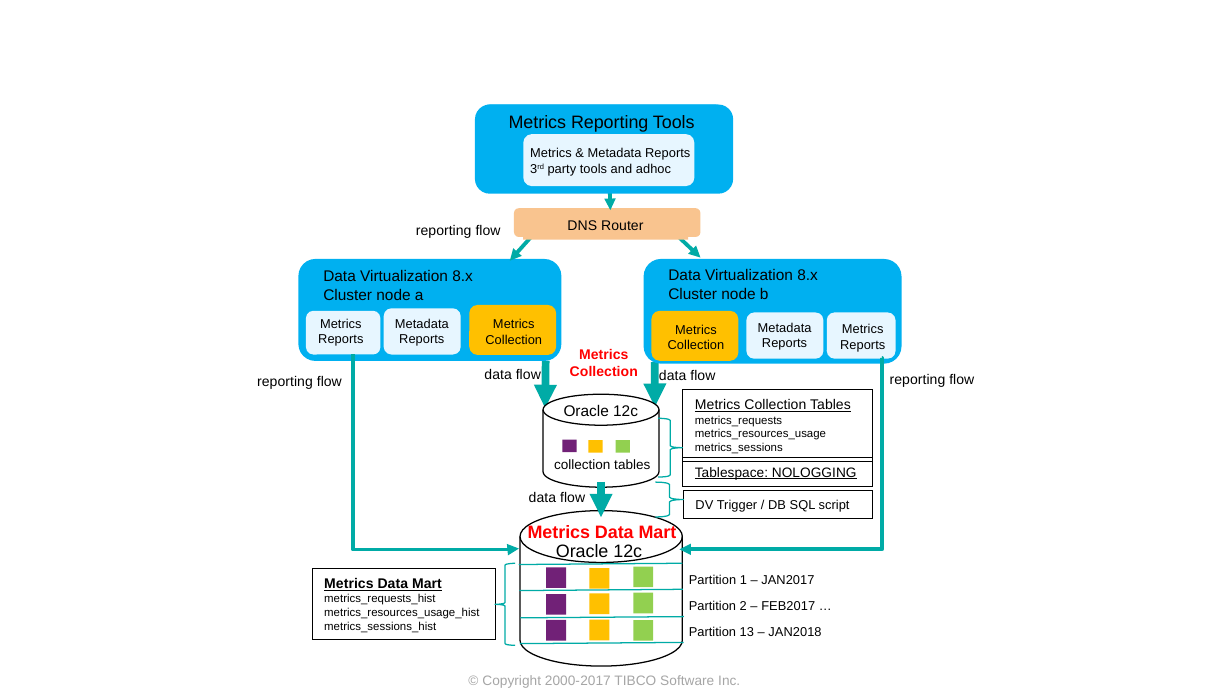
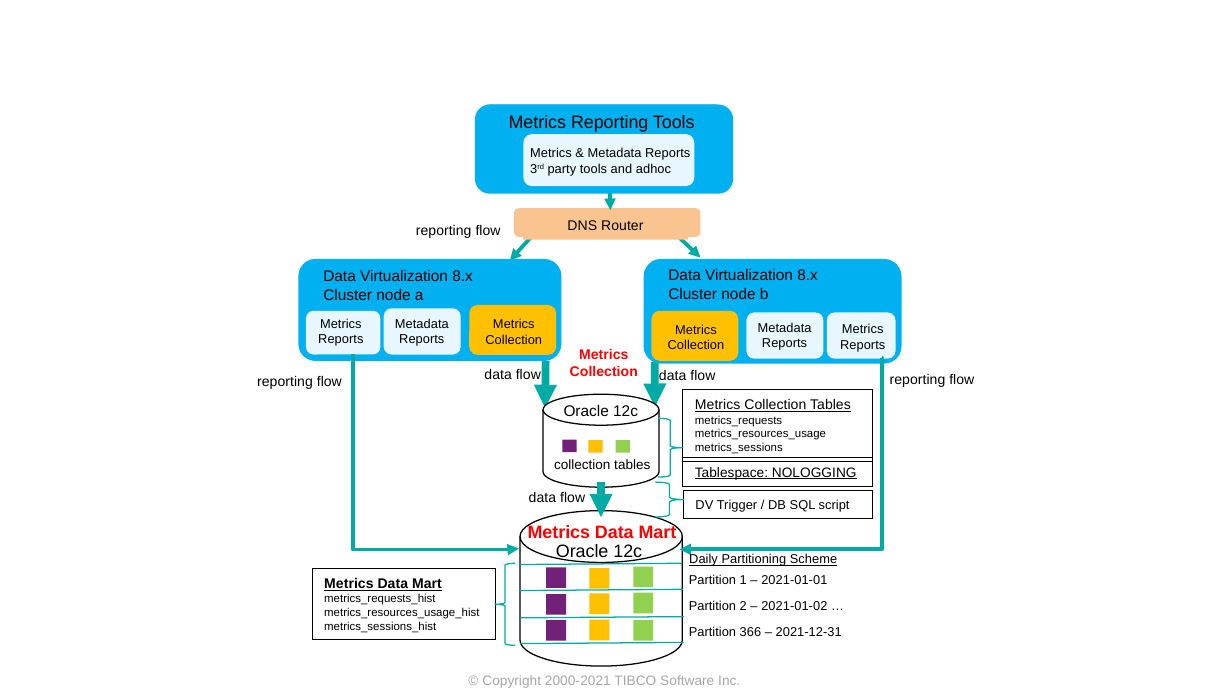
Before and after one commit to TIBCOSoftware/ASAssets_KPI, a slide deck: slide 6 of DocumentationSource/2021Q301/KPI Metrics Overview.pptx. Drawn at 1232x693 pixels with LibreOffice and Linux fonts; fonts in the diff are those of the drawing; background and template pictures are left out. Boxes give left, top, right and bottom in pixels: in the first picture for what was removed or moved away, otherwise in the second. Text is boxed around its words. In the diff, an @@ line names an element or a change of style, - is before the commit and + after.

```diff
--- a/DocumentationSource/2021Q301/KPI Metrics Overview.pptx
+++ b/DocumentationSource/2021Q301/KPI Metrics Overview.pptx
@@ text added at box(689, 553, 837, 566), 7.5 pt, text #000000, underline @@
+Daily Partitioning Scheme
@@ text at box(689, 574, 827, 584): text changed @@
-Partition 1 – JAN2017
+Partition 1 – 2021-01-01
@@ text at box(689, 600, 827, 610): text changed @@
-Partition 2 – FEB2017 …
+Partition 2 – 2021-01-02 …
@@ text at box(689, 626, 842, 636): text changed @@
-Partition 13 – JAN2018
+Partition 366 – 2021-12-31
@@ text at box(482, 675, 740, 688): text changed @@
-© Copyright 2000-2017 TIBCO Software Inc.
+© Copyright 2000-2021 TIBCO Software Inc.
```
Also in this commit, not shown: 18 other slides changed, 1 slide removed, 3 other files.
